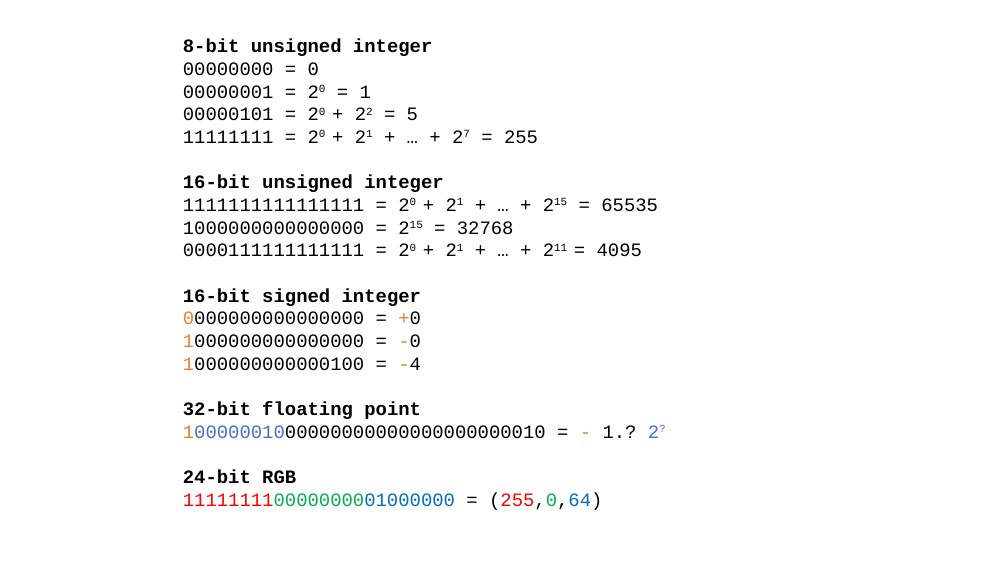
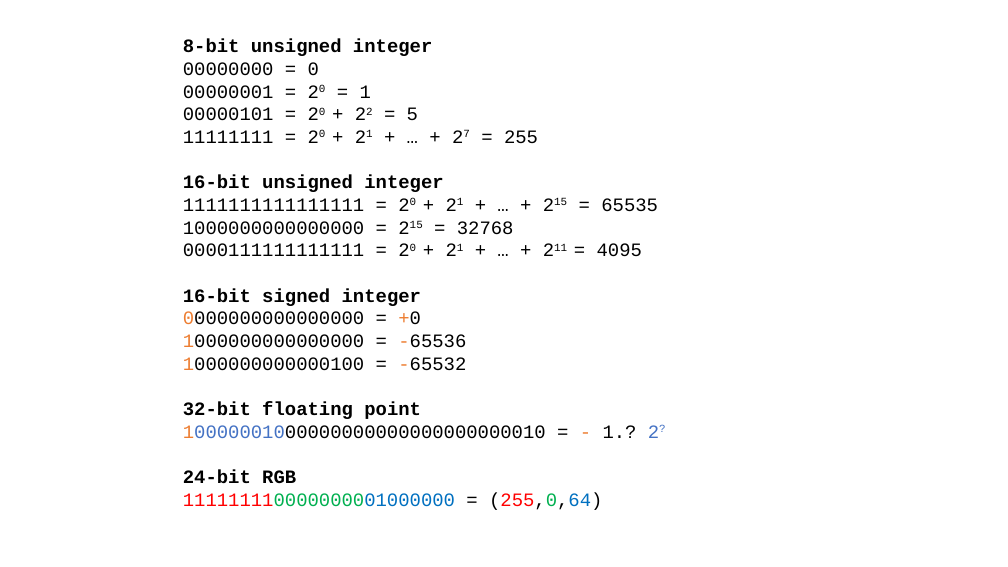
Before and after one commit to NEUBIAS/training-resources, a slide deck: slide 1 of figures/resources/data_types.pptx. Drawn at 1008x567 pixels with LibreOffice and Linux fonts; fonts in the diff are those of the drawing. Boxes give left, top, right and bottom in pixels: in the first picture for what was removed or moved away, otherwise in the second. Text is boxed around its words. In the diff, an @@ line names an element or a change of style, - is before the commit and + after.

```diff
--- a/figures/resources/data_types.pptx
+++ b/figures/resources/data_types.pptx
@@ text at bbox=[183, 334, 466, 371]: text changed @@
-1000000000000000 = -0
-1000000000000100 = -4
+1000000000000000 = -65536
+1000000000000100 = -65532
```
Also in this commit, not shown: 1 slide added, 1 other file.
